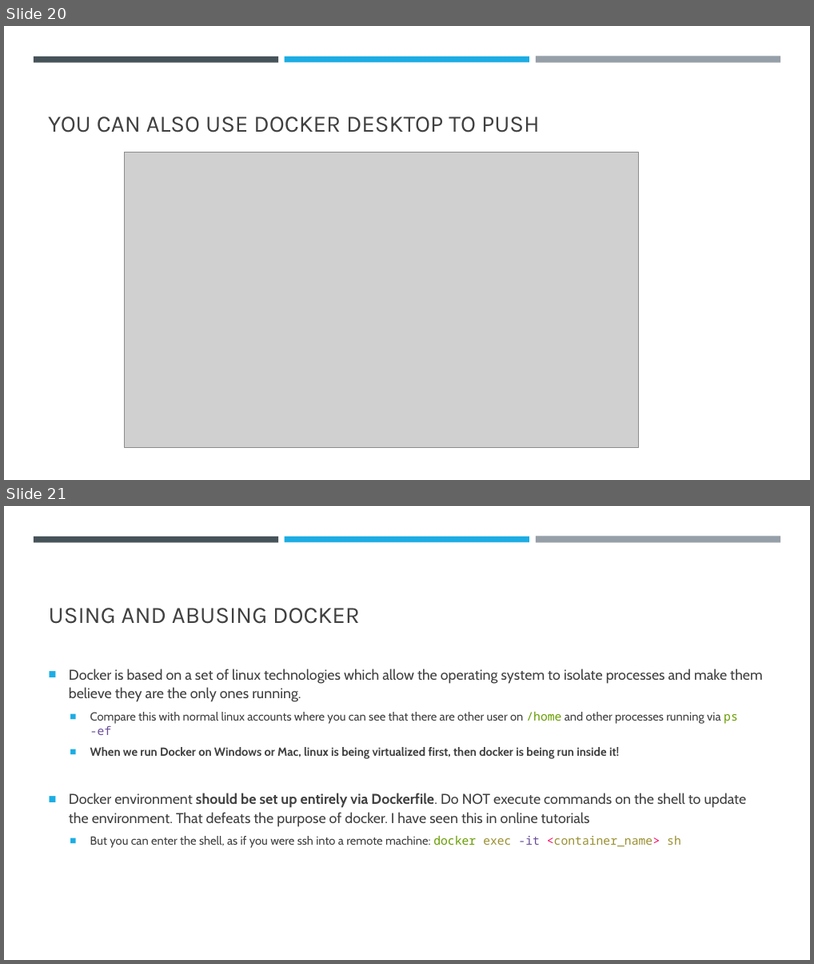
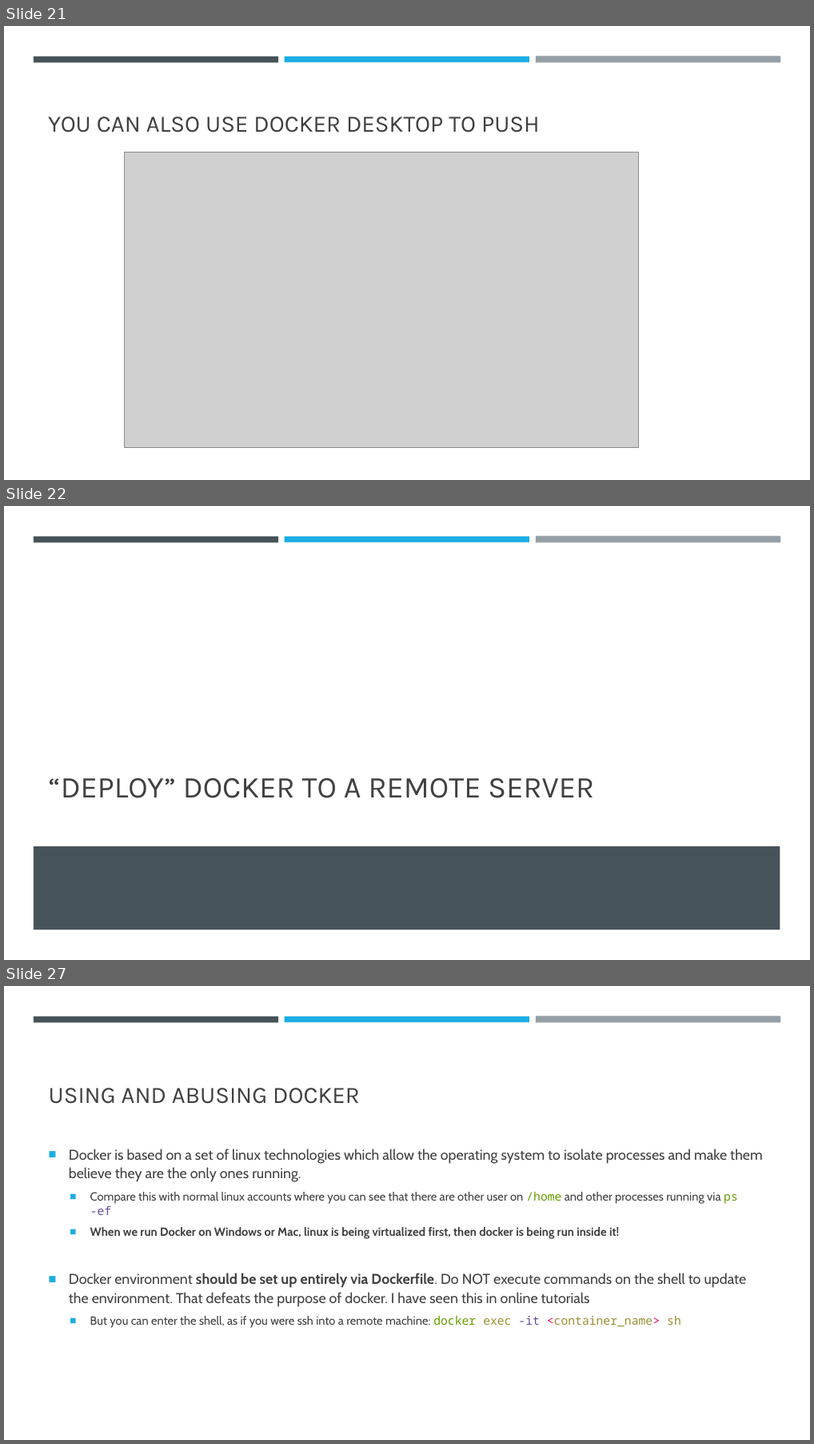
Before and after one commit to falconair/ProgrammingForAnalytics, a slide deck: lectures/120_dockerize_python_app/Docker – an introduction.pptx. Shown one above the other, each under a label of ours: slides 20 and 21 before the commit, slides 21, 22 and 27 after it; the slides between them are not shown. The pictures are 814x964 and 814x1444 pixels, drawn with LibreOffice and Linux fonts; fonts in the diff are those of the drawing; grey boxes stand for pictures. Boxes give left, top, right and bottom in pixels: in the first picture for what was removed or moved away, otherwise in the second. Text is boxed around its words. In the diff, an @@ line names an element or a change of style, - is before the commit and + after.

```diff
--- a/lectures/120_dockerize_python_app/Docker – an introduction.pptx
+++ b/lectures/120_dockerize_python_app/Docker – an introduction.pptx
@@ slide 22 added at (x1=4, y1=506, x2=810, y2=960), background #FFFFFF; not listed: 3 template elements that a slide beside it also shows @@
@@ title added at (x1=49, y1=778, x2=594, y2=798), 36 pt, text #404040 @@
+“DEPLOY” DOCKER TO A REMOTE SERVER
@@ rectangle added at (x1=34, y1=846, x2=781, y2=929), fill #465359 @@
@@ what was slide 20 is now slide 21 @@
@@ what was slide 21 is now slide 27 @@
```
Also in this commit, not shown: 5 other slides added.
